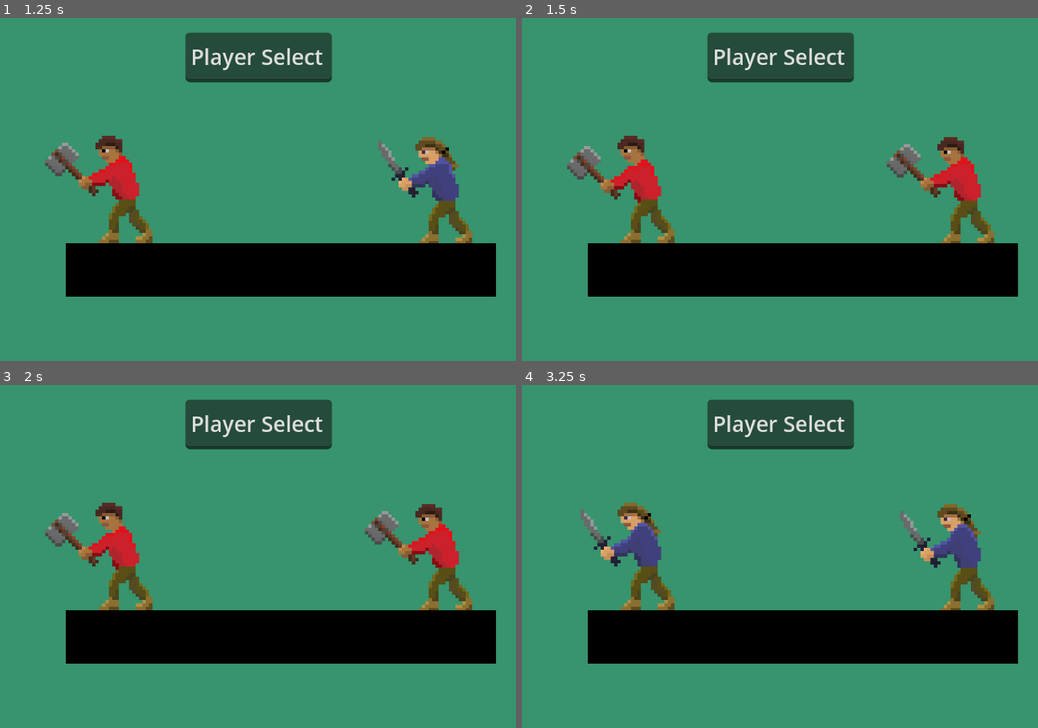
Above: before the commit, frames 1-4 (two rows, left to right).
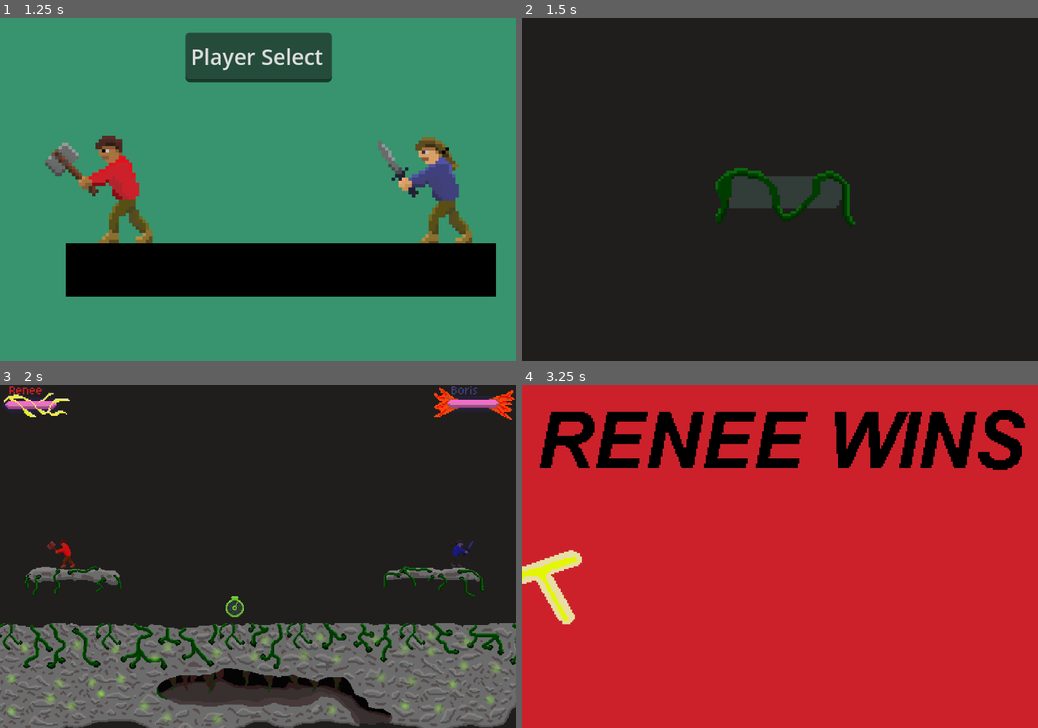
Above: after the commit, the same moments.

Repository: Justiniscoding/HavenHamilton
Game: Godot game, scene res://Scenes/menu.tscn
The game is run twice, just before and just after one commit, with the same random seed, the same clock (stepped at 60 frames per second) and the same inputs. Sound files missing from this copy of the repository are replaced by a short silence.
Inputs (mouse positions are in pixels of both pictures, inside the frame that each line leads up to):
- Up to frame 1 (1.25 s): click (139, 271) at 0.5 s
- Up to frame 2 (1.5 s): tap Enter (Set1) at 1.25, 1.35 s; hold Right (right1) from 1.28 s (still down)
- Up to frame 3 (2 s): keep holding Right (right1)
- Up to frame 4 (3.25 s): tap S (down2) at 2.1 s; release Right (right1) at 2.78 s; hold Left (left1) from 2.78 s (still down); tap A (left2) at 2.85 s

Frame 1 is identical in both runs. In frame 2, 100% of the frame differs, in the area x 0-100%, y 0-100%; in frame 3, 100%; in frame 4, 100%.
Error before the commit: Invalid assignment of property or key 'playerNumber' with value of type 'int' on a base object of type 'Nil'. (res://Scenes/player_select.gd:37)

Commit message:
fix resource location issue with scripts

Diff:
--- a/project.godot
+++ b/project.godot
@@ -17,7 +17,7 @@
 
 [autoload]
 
-Global="*uid://c57q6s1rn6x5h"
+Global="*res://Scripts/global.gd"
 
 [display]
 
Not shown: 1 places in Scenes/game.tscn that only renumber resources
